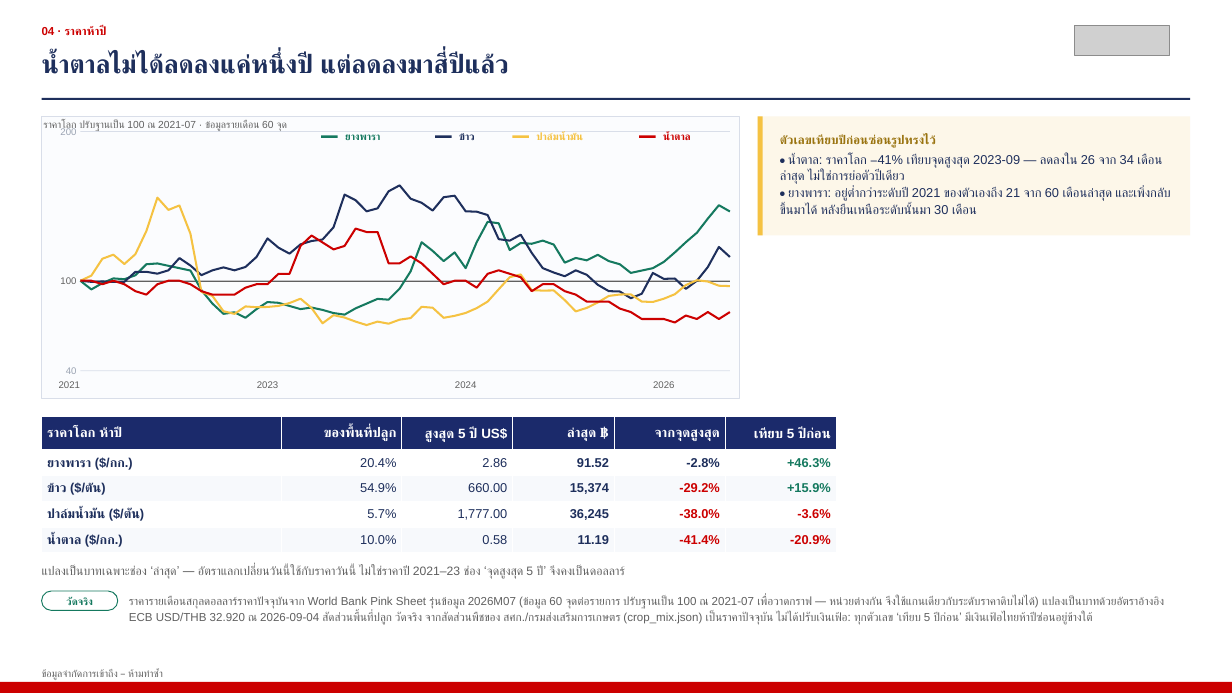
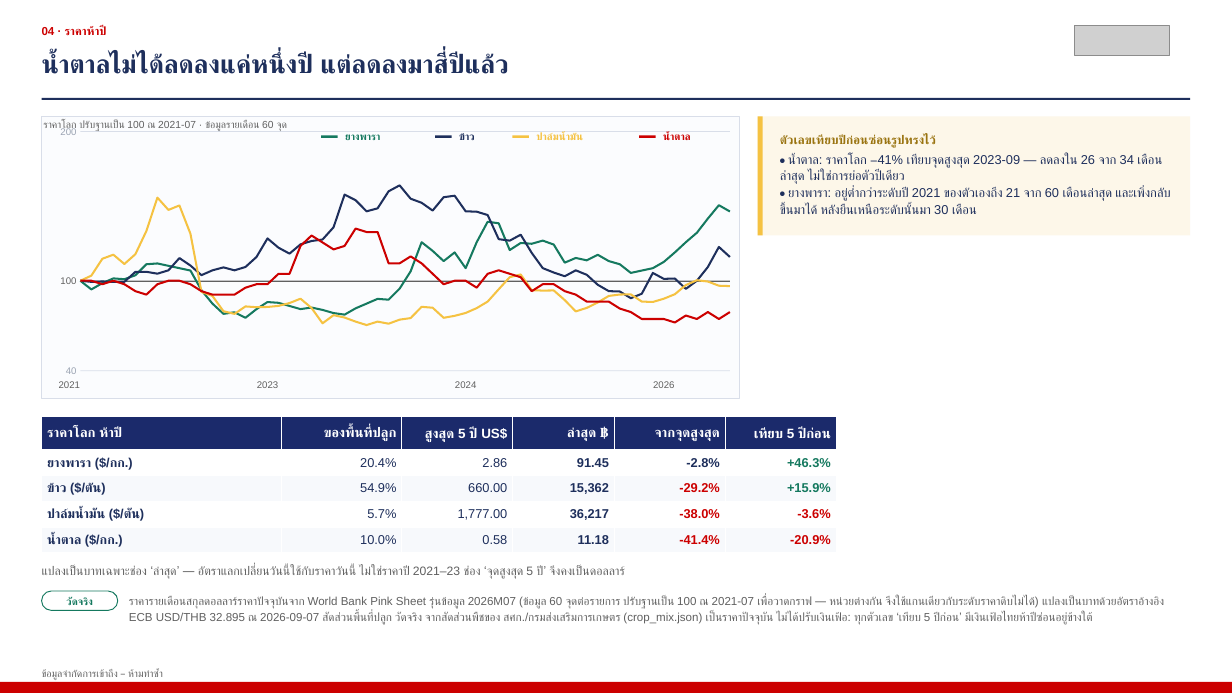
Before and after one commit to kaustavb2101/competitive-intel, a slide deck: slide 6 of docs/decks/mcom-2026-08-05-macro-TH.pptx. Drawn at 1232x693 pixels with LibreOffice and Linux fonts; fonts in the diff are those of the drawing; grey boxes stand for pictures. Boxes give left, top, right and bottom in pixels: in the first picture for what was removed or moved away, otherwise in the second. Text is boxed around its words. In the diff, an @@ line names an element or a change of style, - is before the commit and + after.

```diff
--- a/docs/decks/mcom-2026-08-05-macro-TH.pptx
+++ b/docs/decks/mcom-2026-08-05-macro-TH.pptx
@@ table at (42,417,836,553) @@
-row 2, column 4: 91.52
+row 2, column 4: 91.45
-row 3, column 4: 15,374
+row 3, column 4: 15,362
-row 4, column 4: 36,245
+row 4, column 4: 36,217
-row 5, column 4: 11.19
+row 5, column 4: 11.18
@@ text at (129,596,1165,625): text changed @@
-ราคารายเดือนสกุลดอลลาร์ราคาปัจจุบันจาก World Bank Pink Sheet รุ่นข้อมูล 2026M07 (ข้อมูล 60 จุดต่อรายการ ปรับฐานเป็น 100 ณ 2021-07 เพื่อวาดกราฟ — หน่วยต่างกัน จึงใช้แกนเดียวกับระดับราคาดิบไม่ได้) แปลงเป็นบาทด้วยอัตราอ้างอิง ECB USD/THB 32.920 ณ 2026-09-04 สัดส่วนพื้นที่ปลูก วัดจริง จากสัดส่วนพืชของ สศก./กรมส่งเสริมการเกษตร (crop_mix.json) เป็นราคาปัจจุบัน ไม่ได้ปรับเงินเฟ้อ: ทุกตัวเลข ‘เทียบ 5 ปีก่อน’ มีเงินเฟ้อไทยห้าปีซ่อนอยู่ข้างใต้
+ราคารายเดือนสกุลดอลลาร์ราคาปัจจุบันจาก World Bank Pink Sheet รุ่นข้อมูล 2026M07 (ข้อมูล 60 จุดต่อรายการ ปรับฐานเป็น 100 ณ 2021-07 เพื่อวาดกราฟ — หน่วยต่างกัน จึงใช้แกนเดียวกับระดับราคาดิบไม่ได้) แปลงเป็นบาทด้วยอัตราอ้างอิง ECB USD/THB 32.895 ณ 2026-09-07 สัดส่วนพื้นที่ปลูก วัดจริง จากสัดส่วนพืชของ สศก./กรมส่งเสริมการเกษตร (crop_mix.json) เป็นราคาปัจจุบัน ไม่ได้ปรับเงินเฟ้อ: ทุกตัวเลข ‘เทียบ 5 ปีก่อน’ มีเงินเฟ้อไทยห้าปีซ่อนอยู่ข้างใต้
```
Also in this commit, not shown: 8 other slides changed, 1 other file.
